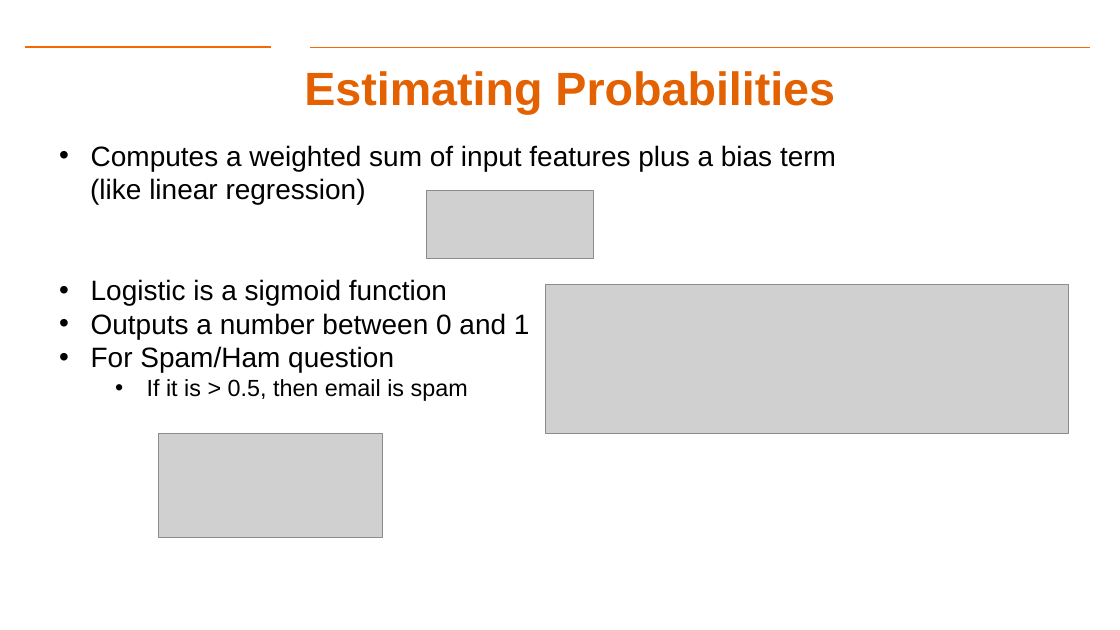
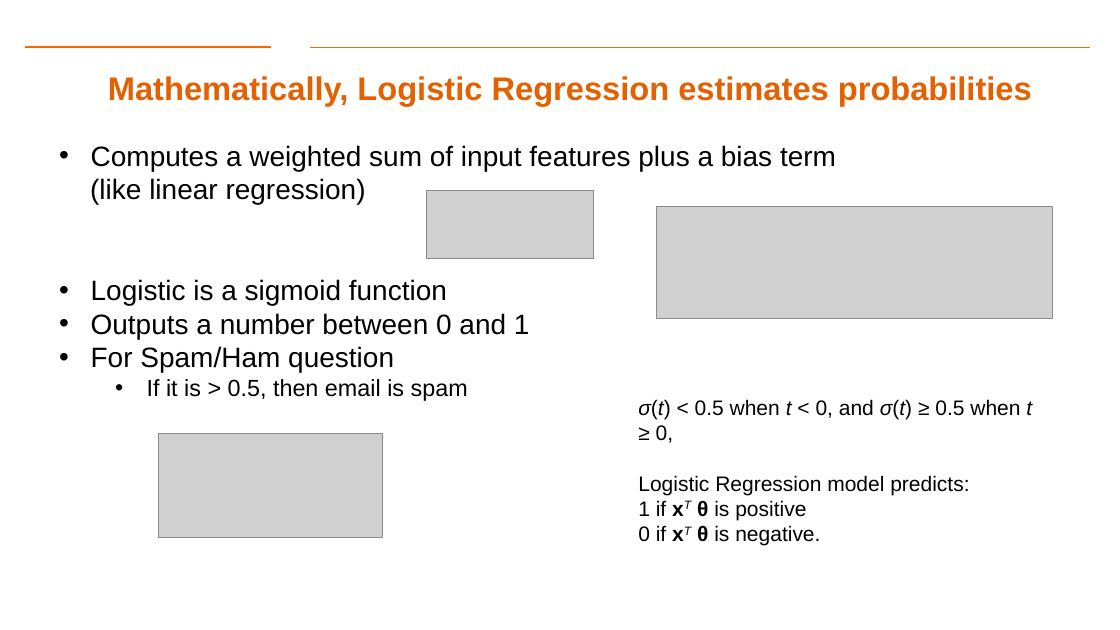
Before and after one commit to aiforsec/RIT-DSCI-633-FDS, a slide deck: slide 20 of Syllabus/Lecture05/Lec05.pptx (slide 15 before the commit). Drawn at 1120x630 pixels with LibreOffice and Linux fonts; fonts in the diff are those of the drawing; grey boxes stand for pictures; background and template pictures are left out. Boxes give left, top, right and bottom in pixels: in the first picture for what was removed or moved away, otherwise in the second. Text is boxed around its words. In the diff, an @@ line names an element or a change of style, - is before the commit and + after.

```diff
--- a/Syllabus/Lecture05/Lec05.pptx
+++ b/Syllabus/Lecture05/Lec05.pptx
@@ title at [108, 76, 1032, 106]: text changed; size 40 to 28 pt @@
-Estimating Probabilities
+Mathematically, Logistic Regression estimates probabilities
@@ picture: place and size @@
-picture at [545, 285, 1068, 434]
+picture at [656, 206, 1053, 318]
@@ text added at [638, 399, 1032, 545], 18 pt, text #000000 @@
+σ(t) < 0.5 when t < 0, and σ(t) ≥ 0.5 when t ≥ 0,
+Logistic Regression model predicts:
+1 if xT θ is positive
+0 if xT θ is negative.
```
Also in this commit, not shown: 8 other slides changed, 5 slides added, 1 slide removed.
